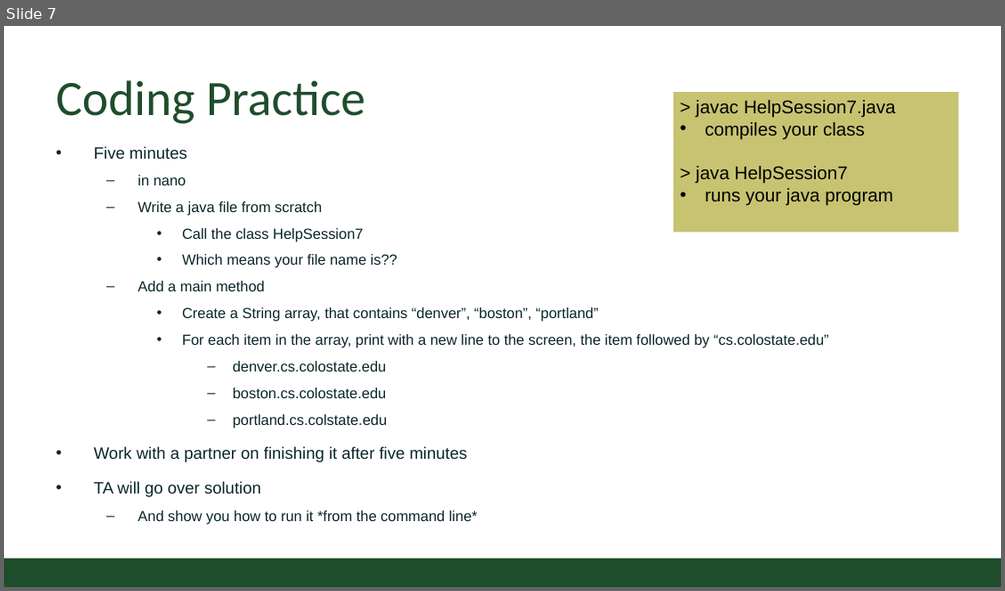
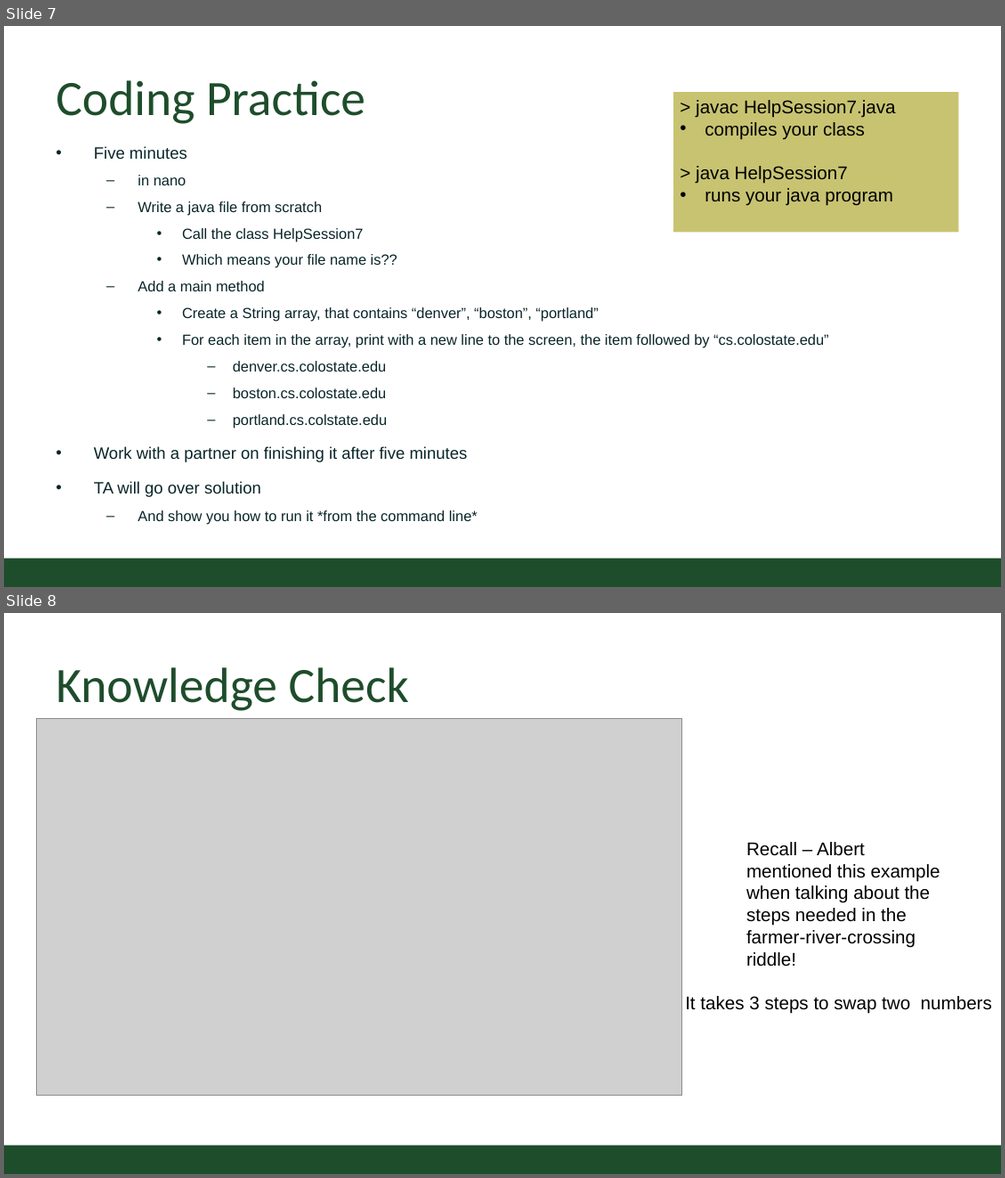
Before and after one commit to CSU-CompSci-CS163-4/Handouts, a slide deck: help session/week7/week7_ssh.pptx. Shown one above the other, each under a label of ours: slide 7 before the commit, slides 7 and 8 after it. The pictures are 1005x591 and 1005x1178 pixels, drawn with LibreOffice and Linux fonts; fonts in the diff are those of the drawing; grey boxes stand for pictures; background and template pictures are left out. Boxes give left, top, right and bottom in pixels: in the first picture for what was removed or moved away, otherwise in the second. Text is boxed around its words. In the diff, an @@ line names an element or a change of style, - is before the commit and + after.

```diff
--- a/help session/week7/week7_ssh.pptx
+++ b/help session/week7/week7_ssh.pptx
@@ slide 8 added at [4,613,1001,1174], background #FFFFFF; not listed: 1 template element that a slide beside it also shows @@
@@ title added at [56,667,409,711], 54 pt, text #1E4D2B @@
+Knowledge Check
@@ picture added at [36,719,681,1095] @@
@@ text added at [746,842,940,966], 20 pt, text #000000 @@
+Recall – Albert mentioned this example when talking about the steps needed in the farmer-river-crossing riddle!
@@ text added at [685,996,992,1013], 20 pt, text #000000 @@
+It takes 3 steps to swap two numbers
```
Also in this commit, not shown: 1 other slide added.
